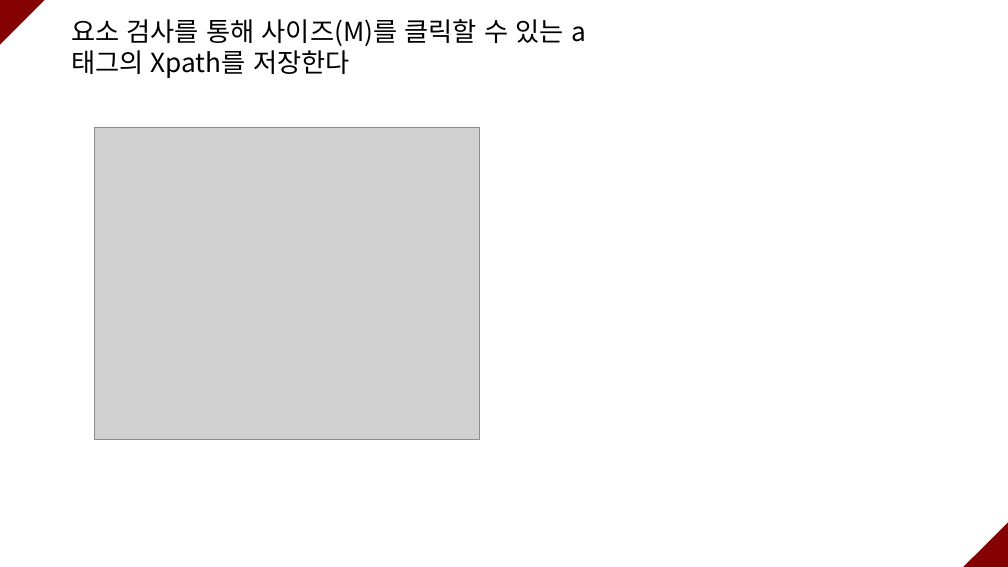
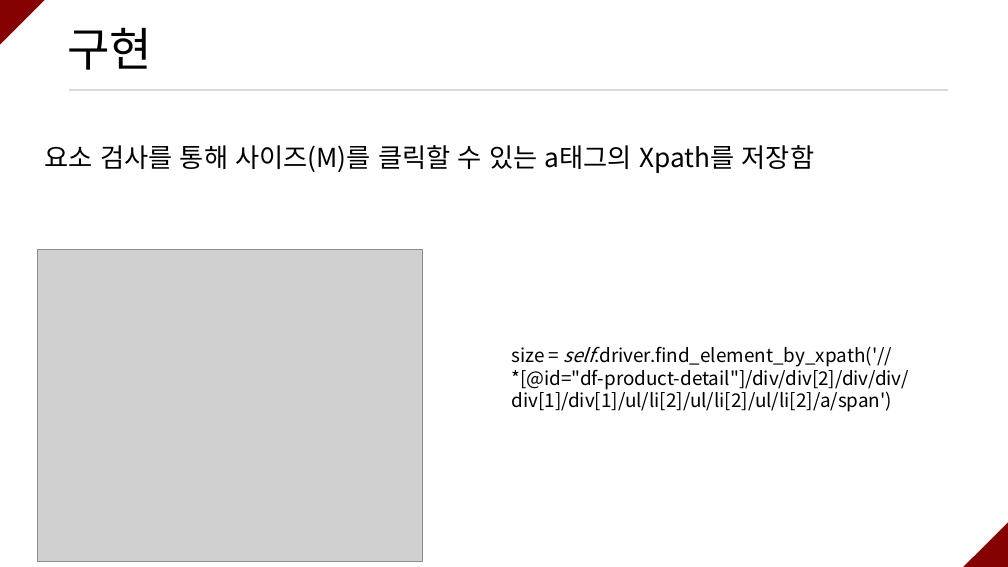
Before and after one commit to ramieeee/self_learning, a slide deck: slide 11 of semi_projects/쇼핑몰 옷 사이즈 확인 크롤링/쇼핑몰 옷 사이즈 확인 크롤링.pptx. Drawn at 1008x567 pixels with LibreOffice and Linux fonts; fonts in the diff are those of the drawing; grey boxes stand for pictures. Boxes give left, top, right and bottom in pixels: in the first picture for what was removed or moved away, otherwise in the second. Text is boxed around its words. In the diff, an @@ line names an element or a change of style, - is before the commit and + after.

```diff
--- a/semi_projects/쇼핑몰 옷 사이즈 확인 크롤링/쇼핑몰 옷 사이즈 확인 크롤링.pptx
+++ b/semi_projects/쇼핑몰 옷 사이즈 확인 크롤링/쇼핑몰 옷 사이즈 확인 크롤링.pptx
@@ title added at (x1=67, y1=27, x2=152, y2=70), 44 pt, text #000000 @@
+구현
@@ line added from (70, 90) to (949, 90), #D9D9D9 2 pt @@
@@ text at (x1=45, y1=145, x2=814, y2=173): text changed @@
-요소 검사를 통해 사이즈(M)를 클릭할 수 있는 a태그의 Xpath를 저장한다
+요소 검사를 통해 사이즈(M)를 클릭할 수 있는 a태그의 Xpath를 저장함
@@ picture moved from (x1=95, y1=128, x2=479, y2=439) to (x1=37, y1=250, x2=422, y2=561) @@
@@ text added at (x1=511, y1=346, x2=908, y2=412), 18 pt, text #000000 @@
+size = self.driver.find_element_by_xpath('//*[@id="df-product-detail"]/div/div[2]/div/div/div[1]/div[1]/ul/li[2]/ul/li[2]/ul/li[2]/a/span')
```
Also in this commit, not shown: 7 other slides changed, 10 slides added, 11 slides removed, 2 other files.
